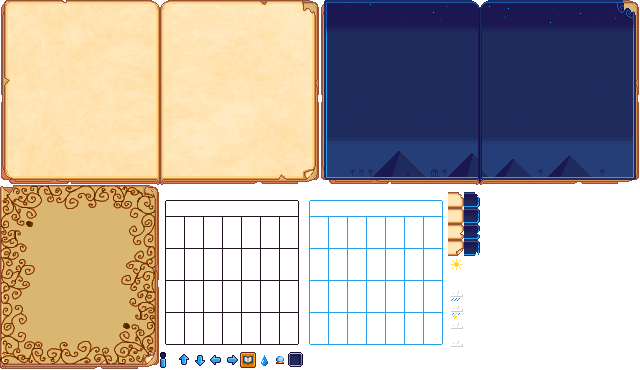
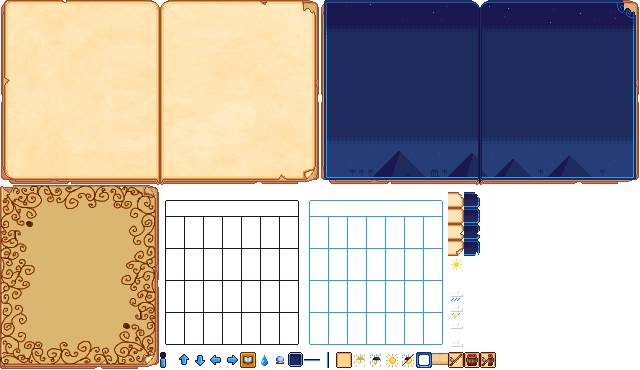
The second 640 x 370 image is a revision of the first. Changes to its layers:
added layer "Rainy Faded" above "Any Weather" over [354, 354, 365, 367]
added layer "Any Weather" above "Sunny" over [402, 354, 414, 367]
added layer "Sunny" above "Rainy" over [386, 354, 398, 367]
added layer "Rainy" above "Fishing Rod copy" over [370, 354, 381, 367]
added layer "Fishing Rod copy" above "Crab Pot copy" over [482, 357, 488, 366]
added layer "Crab Pot copy" above "Fishing Rod" over [488, 354, 494, 366]
added layer "Fishing Rod" above "Crab Pot" over [450, 354, 462, 366]
added layer "Crab Pot" above "Aquarium Frame" over [466, 354, 478, 366]
added layer "Aquarium Frame" above "Aquarium Bottom" over [416, 352, 432, 368]
added layer "Aquarium Bottom" above "Page Button Base copy 3" over [432, 353, 448, 365]
added layer "Page Button Base copy 3" above "Page Button Base copy 2" over [480, 352, 496, 368]
added layer "Page Button Base copy 2" above "Page Button Base copy" over [448, 352, 464, 368]
added layer "Page Button Base copy" above "Page Button Base" over [464, 352, 480, 368]
added layer "Page Button Base" above "Book Button" over [336, 352, 352, 368]
added layer "Magic Diviers" above "Layer 2" over [304, 352, 329, 368]
